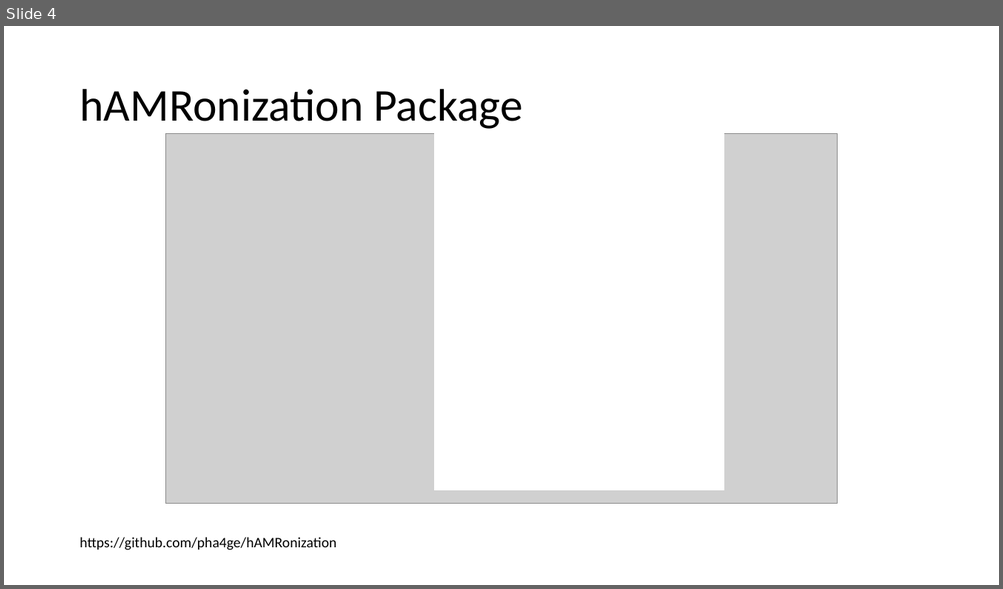
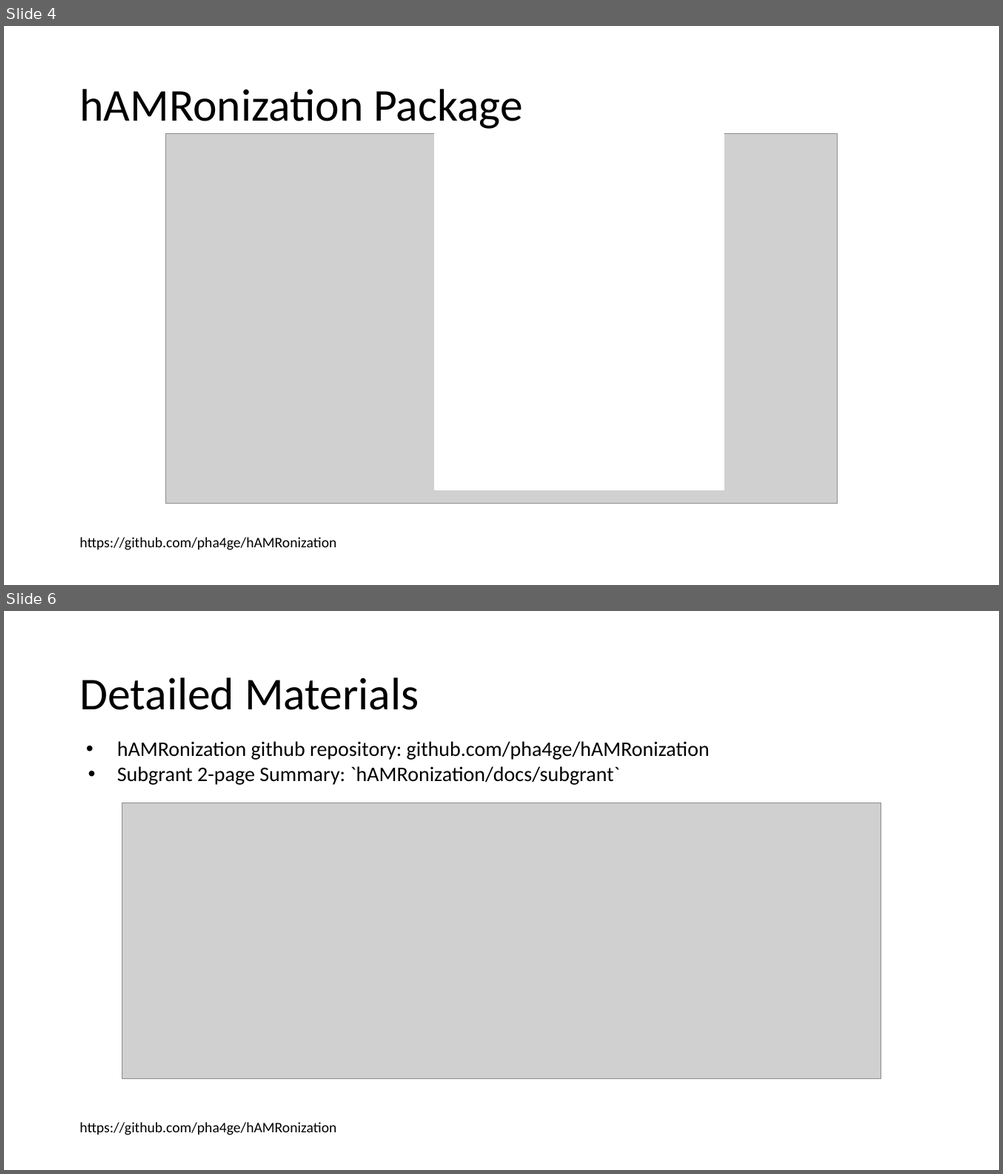
Before and after one commit to pha4ge/hAMRonization, a slide deck: docs/subgrant/PHA4GE_AMR_SubGrant_Orientation.pptx. Shown one above the other, each under a label of ours: slide 4 before the commit, slides 4 and 6 after it; the slides between them are not shown. The pictures are 1003x589 and 1003x1174 pixels, drawn with LibreOffice and Linux fonts; fonts in the diff are those of the drawing; grey boxes stand for pictures; background and template pictures are left out. Boxes give left, top, right and bottom in pixels: in the first picture for what was removed or moved away, otherwise in the second. Text is boxed around its words. In the diff, an @@ line names an element or a change of style, - is before the commit and + after.

```diff
--- a/docs/subgrant/PHA4GE_AMR_SubGrant_Orientation.pptx
+++ b/docs/subgrant/PHA4GE_AMR_SubGrant_Orientation.pptx
@@ slide 6 added at box(4, 611, 999, 1170), background #FFFFFF @@
@@ title added at box(79, 678, 418, 710), 44 pt, text #000000 @@
+Detailed Materials
@@ text added at box(117, 741, 709, 785), 20 pt, text #000000 @@
+• hAMRonization github repository: github.com/pha4ge/hAMRonization
+• Subgrant 2-page Summary: `hAMRonization/docs/subgrant`
@@ picture added at box(122, 803, 881, 1079) @@
@@ text added at box(79, 1122, 336, 1136), 14 pt, text #000000 @@
+https://github.com/pha4ge/hAMRonization
```
Also in this commit, not shown: 2 slides changed.
